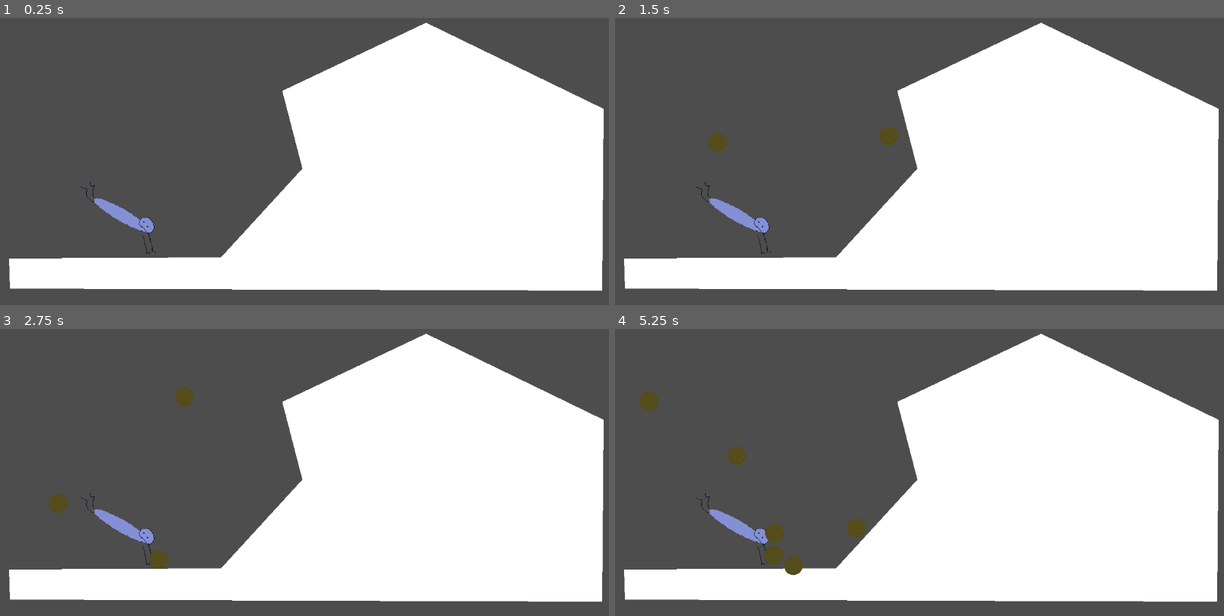
Above: before the commit, frames 1-4 (two rows, left to right).
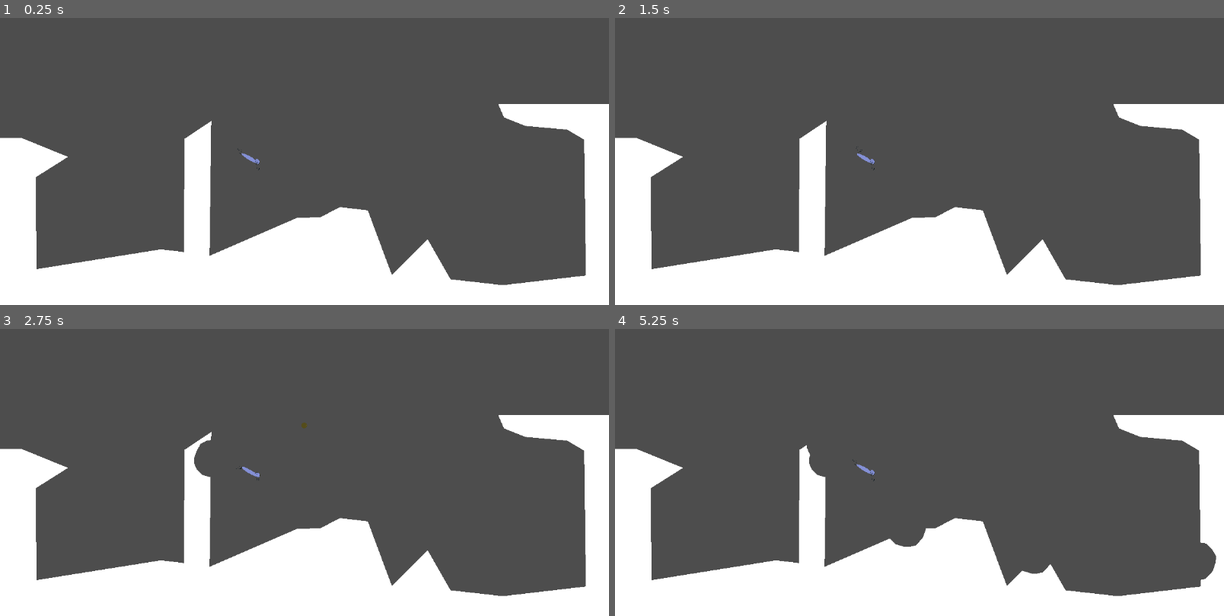
Above: after the commit, the same moments.

Repository: Jacob-Hawksley/Bugs
Game: Godot game, scene res://main.tscn
Same seed, same stepped clock (60 frames per second), same inputs: the game is played once before the commit and once after it.
Inputs (mouse positions are in pixels of both pictures, inside the frame that each line leads up to):
- Up to frame 1 (0.25 s): no input
- Up to frame 2 (1.5 s): tap Enter at 0.5 s; move the mouse to (1053, 115) at 0.52 s; tap Space (shoot) at 0.6, 1.35 s; move the mouse to (797, 150) at 1.27 s
- Up to frame 3 (2.75 s): move the mouse to (365, 369) at 2.02 s; tap Space (shoot) at 2.1 s
- Up to frame 4 (5.25 s): move the mouse to (889, 512) at 2.77 s; tap Space (shoot) every 0.75 s from 2.85 to 5.1 s; move the mouse to (1102, 495) at 3.52 s; move the mouse to (736, 392) at 4.27 s; move the mouse to (949, 443) at 5.02 s

The runs differ from the first frame. In frame 1, 45% of the frame differs, in the area x 0-100%, y 1-100%; in frame 2, 45%; in frame 3, 45%; in frame 4, 46%.

Commit message:
Added breakable terrain

Diff:
--- a/bugs/DungBeetle.tscn
+++ b/bugs/DungBeetle.tscn
@@ -56,6 +56,9 @@
 [sub_resource type="RectangleShape2D" id="RectangleShape2D_6mlac"]
 size = Vector2(170, 155)
 
+[sub_resource type="RectangleShape2D" id="RectangleShape2D_femoj"]
+size = Vector2(171.111, 156.667)
+
 [node name="DungBeetle" type="CharacterBody2D"]
 scale = Vector2(0.9, 0.9)
 script = ExtResource("1_5tacl")
@@ -72,5 +75,12 @@
 
 [node name="CollisionShape2D" type="CollisionShape2D" parent="."]
 position = Vector2(-1.99999, -4.50002)
-scale = Vector2(1, 1)
 shape = SubResource("RectangleShape2D_6mlac")
+
+[node name="Area2D" type="Area2D" parent="."]
+collision_layer = 2
+collision_mask = 2
+
+[node name="CollisionShape2D" type="CollisionShape2D" parent="Area2D"]
+position = Vector2(-2.22222, -3.88889)
+shape = SubResource("RectangleShape2D_femoj")
--- a/bugs/dung.gd
+++ b/bugs/dung.gd
@@ -1,12 +1,29 @@
 extends RigidBody2D
-@onready var explosioncollision = $Explosion/CollisionShape2D
+@onready var explosioncollision = $Explosion/CollisionPolygon2D
+
+var damage = 30
 func _physics_process(delta: float) -> void:
-	move_local_y(-10)
+	move_local_y(-20)
 
 
-func _on_body_entered(body: Node) -> void:
-	print('a')
+
+
+
+func _on_area_2d_body_entered(body: Node2D) -> void:
 	explosioncollision.disabled = false
+	explosioncollision.disabled = true
 	visible = false
-	await get_tree().create_timer(1)
 	queue_free()
+
+
+func _on_explosion_area_entered(area: Area2D) -> void:
+	if area.has_method('hurt'):
+		area.hurt(damage / (global_position - area.global_position))
+
+
+
+
+func _on_explosion_body_entered(body: Node2D) -> void:
+	if body.has_method('destroy'):
+		body.get_parent().clip($Explosion/CollisionPolygon2D)
+	queue_free()
--- a/bugs/dung.tscn
+++ b/bugs/dung.tscn
@@ -2,9 +2,6 @@
 
 [ext_resource type="Script" uid="uid://w2kepeboipgc" path="res://dung.gd" id="1_w6gjr"]
 [ext_resource type="Texture2D" uid="uid://b6asqfno78ya1" path="res://1757340067648.png" id="2_w6gjr"]
-
-[sub_resource type="CircleShape2D" id="CircleShape2D_fj03e"]
-radius = 173.026
 
 [sub_resource type="SpriteFrames" id="SpriteFrames_r2l15"]
 animations = [{
@@ -18,7 +15,10 @@
 }]
 
 [sub_resource type="CircleShape2D" id="CircleShape2D_ax4h0"]
-radius = 18.0278
+radius = 16.0312
+
+[sub_resource type="CircleShape2D" id="CircleShape2D_w6gjr"]
+radius = 18.4391
 
 [node name="Dung" type="RigidBody2D"]
 z_index = 1
@@ -26,10 +26,11 @@
 
 [node name="Explosion" type="Area2D" parent="."]
 scale = Vector2(0.25, 0.25)
+collision_layer = 2
+collision_mask = 2
 
-[node name="CollisionShape2D" type="CollisionShape2D" parent="Explosion"]
-shape = SubResource("CircleShape2D_fj03e")
-disabled = true
+[node name="CollisionPolygon2D" type="CollisionPolygon2D" parent="Explosion"]
+polygon = PackedVector2Array(0, -124, -44, -116, -68, -104, -84, -96, -108, -52, -124, -8, -124, 28, -108, 64, -72, 100, -16, 116, 12, 116, 52, 108, 72, 88, 76, 84, 100, 56, 116, 8, 120, -36, 96, -76, 56, -116)
 
 [node name="AnimatedSprite2D" type="AnimatedSprite2D" parent="."]
 scale = Vector2(0.25, 0.25)
@@ -38,4 +39,13 @@
 [node name="CollisionShape2D" type="CollisionShape2D" parent="."]
 shape = SubResource("CircleShape2D_ax4h0")
 
-[connection signal="body_entered" from="." to="." method="_on_body_entered"]
+[node name="Area2D" type="Area2D" parent="."]
+collision_layer = 2
+collision_mask = 2
+
+[node name="CollisionShape2D" type="CollisionShape2D" parent="Area2D"]
+shape = SubResource("CircleShape2D_w6gjr")
+
+[connection signal="area_entered" from="Explosion" to="." method="_on_explosion_area_entered"]
+[connection signal="body_entered" from="Explosion" to="." method="_on_explosion_body_entered"]
+[connection signal="body_entered" from="Area2D" to="." method="_on_area_2d_body_entered"]
--- a/bugs/dungbeetle.gd
+++ b/bugs/dungbeetle.gd
@@ -6,10 +6,12 @@
 func _process(delta: float) -> void:
 	if Input.is_action_just_pressed("shoot"):
 		shoot()
-	marker.rotate(marker.get_angle_to(get_local_mouse_position()))
-	marker.rotation += PI / 2
+	marker.rotate(marker.get_angle_to(get_global_mouse_position()))
+	marker.rotate(PI/2)
 
 func shoot():
+	$AnimatedSprite2D.play("default")
+	await get_tree().create_timer(1).timeout
 	var d = dung.instantiate()
 	owner.add_child(d)
 	d.transform = marker.global_transform
--- a/bugs/main.tscn
+++ b/bugs/main.tscn
@@ -1,22 +1,17 @@
-[gd_scene load_steps=3 format=3 uid="uid://bxaj285qb8dbd"]
+[gd_scene load_steps=4 format=3 uid="uid://bxaj285qb8dbd"]
 
 [ext_resource type="Script" uid="uid://dfseyuf3qknbb" path="res://main.gd" id="1_ig7tw"]
 [ext_resource type="PackedScene" uid="uid://8jyahvu604mu" path="res://DungBeetle.tscn" id="2_0xm2m"]
+[ext_resource type="PackedScene" uid="uid://ccri6rnc3km1g" path="res://terrain.tscn" id="3_h2yge"]
 
 [node name="Main" type="Node"]
 script = ExtResource("1_ig7tw")
 
-[node name="Terrain" type="Node2D" parent="."]
-
-[node name="Background" type="Polygon2D" parent="Terrain"]
-polygon = PackedVector2Array(534, 243, 806, 114, 1142, 277, 1139, 621, 19, 617, 17, 560, 418, 558, 572, 390)
-
-[node name="StaticBody2D" type="StaticBody2D" parent="Terrain"]
-collision_layer = 3
-collision_mask = 3
-
-[node name="CollisionPolygon2D" type="CollisionPolygon2D" parent="Terrain/StaticBody2D"]
-polygon = PackedVector2Array(534, 243, 806, 114, 1142, 277, 1139, 621, 19, 617, 17, 560, 418, 558, 572, 390)
-
 [node name="Ant" parent="." instance=ExtResource("2_0xm2m")]
 position = Vector2(220, 487)
+
+[node name="Terrain" parent="." instance=ExtResource("3_h2yge")]
+
+[node name="Camera2D" type="Camera2D" parent="."]
+position = Vector2(574, 322)
+zoom = Vector2(0.3, 0.3)
--- /dev/null
+++ b/bugs/static_body_2d.gd
@@ -0,0 +1,9 @@
+extends StaticBody2D
+
+
+
+
+
+
+func destroy():
+	pass
--- /dev/null
+++ b/bugs/terrain.gd
@@ -0,0 +1,12 @@
+extends Node2D
+func clip(poly):
+	var offset_poly = Polygon2D.new()
+	offset_poly.global_position = Vector2.ZERO
+	var newvalues = []
+	for point in poly.polygon:
+		newvalues.append(point + poly.global_position)
+	offset_poly.polygon = PackedVector2Array(newvalues)
+	var res = Geometry2D.clip_polygons($Background.polygon, offset_poly.polygon)
+
+	$Background.polygon = res[0]
+	$StaticBody2D/CollisionPolygon2D.set_deferred("polygon", res[0])
--- /dev/null
+++ b/bugs/terrain.tscn
@@ -0,0 +1,18 @@
+[gd_scene load_steps=3 format=3 uid="uid://ccri6rnc3km1g"]
+
+[ext_resource type="Script" uid="uid://conf7tnbb8y2l" path="res://terrain.gd" id="1_0u6kl"]
+[ext_resource type="Script" uid="uid://fqy7l27t8t5a" path="res://static_body_2d.gd" id="1_206su"]
+
+[node name="Terrain" type="Node2D"]
+script = ExtResource("1_0u6kl")
+
+[node name="Background" type="Polygon2D" parent="."]
+polygon = PackedVector2Array(3805, 2553, 3783, 140, 1795, 135, 1832, 219, 1967, 273, 2230, 296, 2338, 360, 2348, 1216, 1825, 1277, 1495, 1240, 1350, 987, 1125, 1213, 973, 805, 798, 785, 673, 849, 528, 852, -25, 1092, -14, 242, -183, 354, -186, 1068, -331, 1051, -1116, 1176, -1120, 596, -917, 468, -1207, 350, -2622, 328, -2631, 2535)
+
+[node name="StaticBody2D" type="StaticBody2D" parent="."]
+collision_layer = 3
+collision_mask = 3
+script = ExtResource("1_206su")
+
+[node name="CollisionPolygon2D" type="CollisionPolygon2D" parent="StaticBody2D"]
+polygon = PackedVector2Array(3805, 2553, 3783, 140, 1795, 135, 1832, 219, 1967, 273, 2230, 296, 2338, 360, 2348, 1216, 1825, 1277, 1495, 1240, 1350, 987, 1125, 1213, 973, 805, 798, 785, 673, 849, 528, 852, -25, 1092, -14, 242, -183, 354, -186, 1068, -331, 1051, -1116, 1176, -1120, 596, -917, 468, -1207, 350, -2622, 328, -2631, 2535)
Not shown: 1 places in bugs/DungBeetle.tscn that only renumber resources
Not shown, added: bugs/static_body_2d.gd.uid
Not shown, added: bugs/terrain.gd.uid
